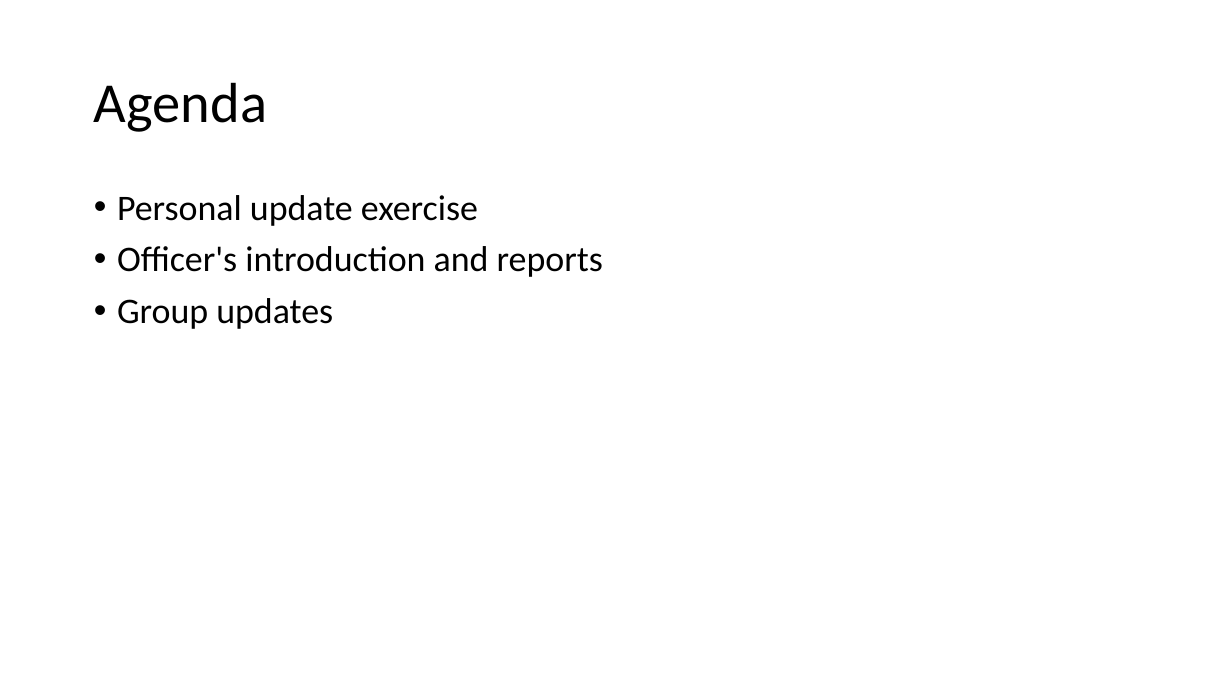
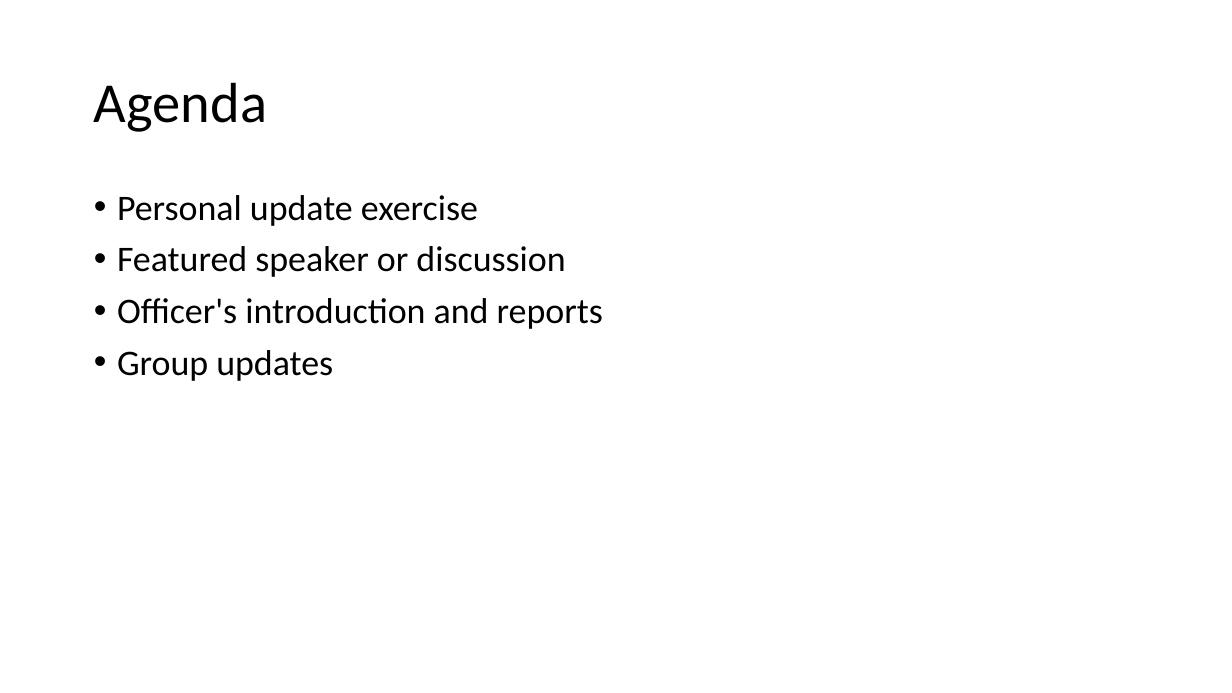
Before and after one commit to datascientistasociety/ServiceManual, a slide deck: slide 6 of ProgramsHandbook/WelcomeOfficerHelper.pptx (slide 5 before the commit). Drawn at 1232x693 pixels with LibreOffice and Linux fonts; fonts in the diff are those of the drawing. Boxes give left, top, right and bottom in pixels: in the first picture for what was removed or moved away, otherwise in the second. Text is boxed around its words. In the diff, an @@ line names an element or a change of style, - is before the commit and + after.

Commit message:
adding board agenda

```diff
--- a/ProgramsHandbook/WelcomeOfficerHelper.pptx
+++ b/ProgramsHandbook/WelcomeOfficerHelper.pptx
@@ text at (117,246,565,277): paragraph added @@
+• Featured speaker or discussion
```
Also in this commit, not shown: 1 other slide changed, 3 slides added, 4 other files.
